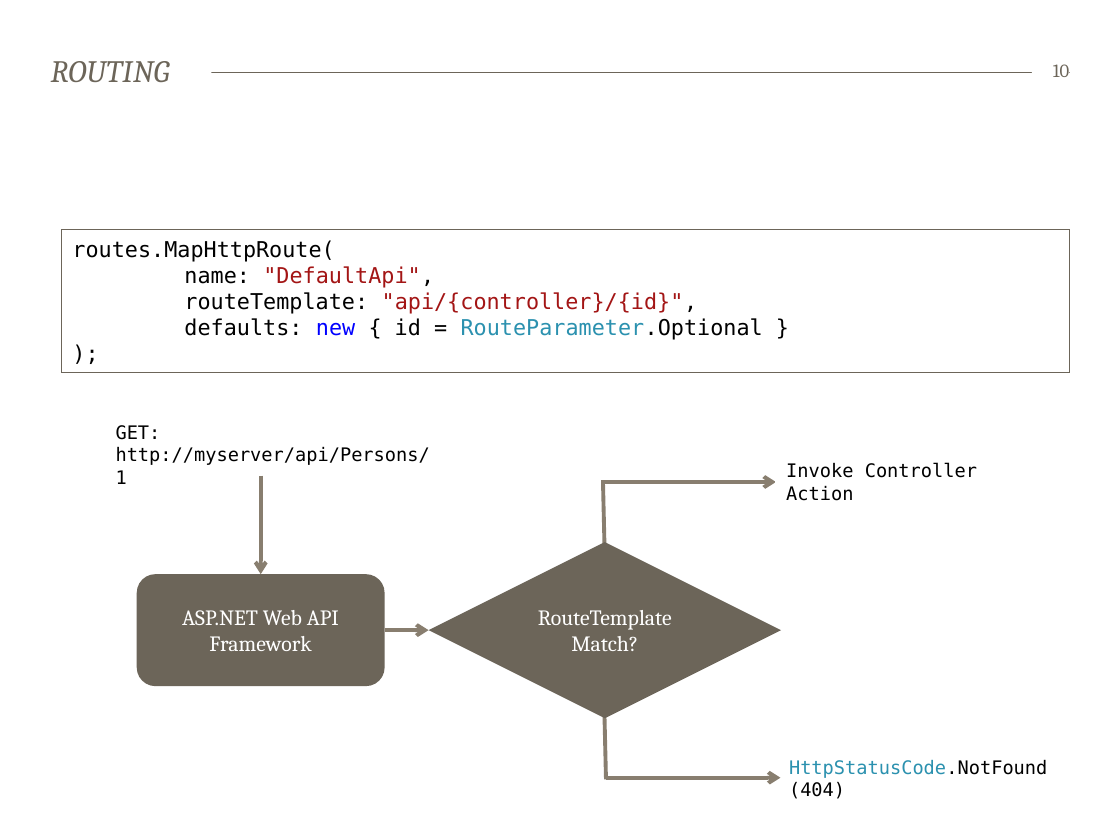
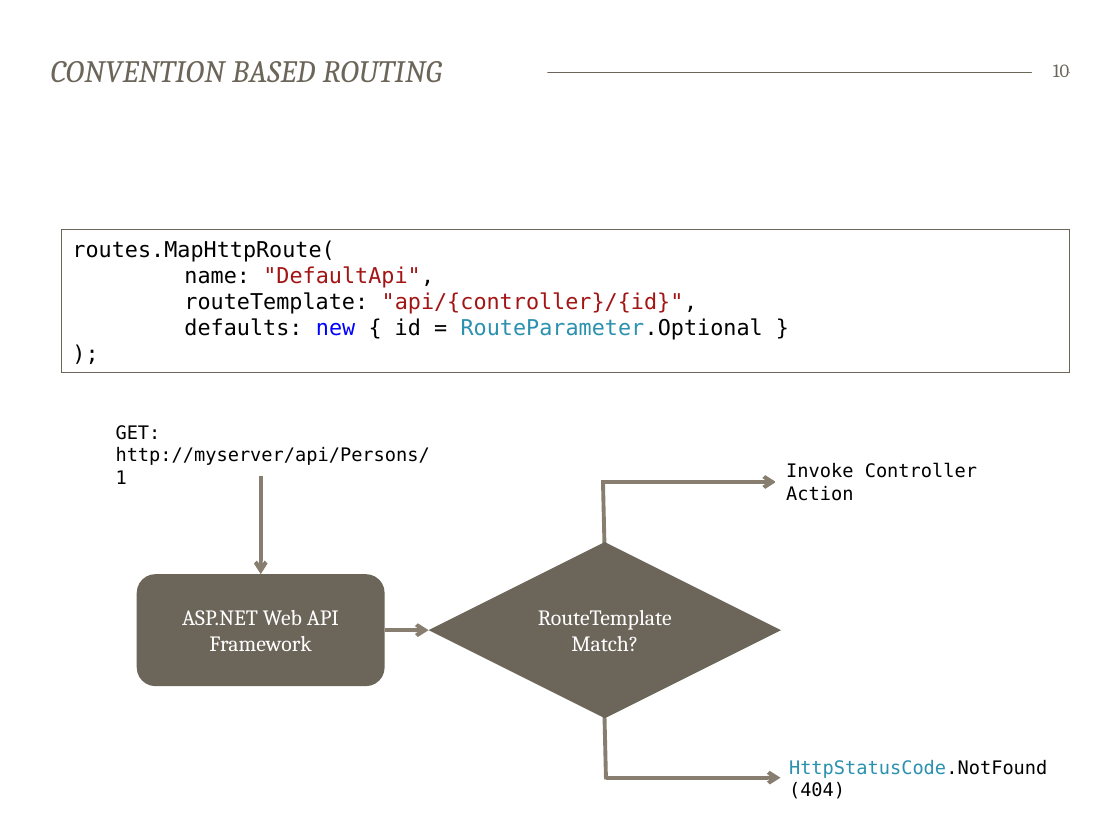
Before and after one commit to bekk/dotnetkurs, a slide deck: slide 10 of webapi/WebAPI.pptx. Drawn at 1120x840 pixels with LibreOffice and Linux fonts; fonts in the diff are those of the drawing. Boxes give left, top, right and bottom in pixels: in the first picture for what was removed or moved away, otherwise in the second. Text is boxed around its words. In the diff, an @@ line names an element or a change of style, - is before the commit and + after.

```diff
--- a/webapi/WebAPI.pptx
+++ b/webapi/WebAPI.pptx
@@ title at [51, 61, 442, 82]: text changed @@
-ROUTING
+CONVENTION BASED ROUTING
```
Also in this commit, not shown: 3 other slides changed.
